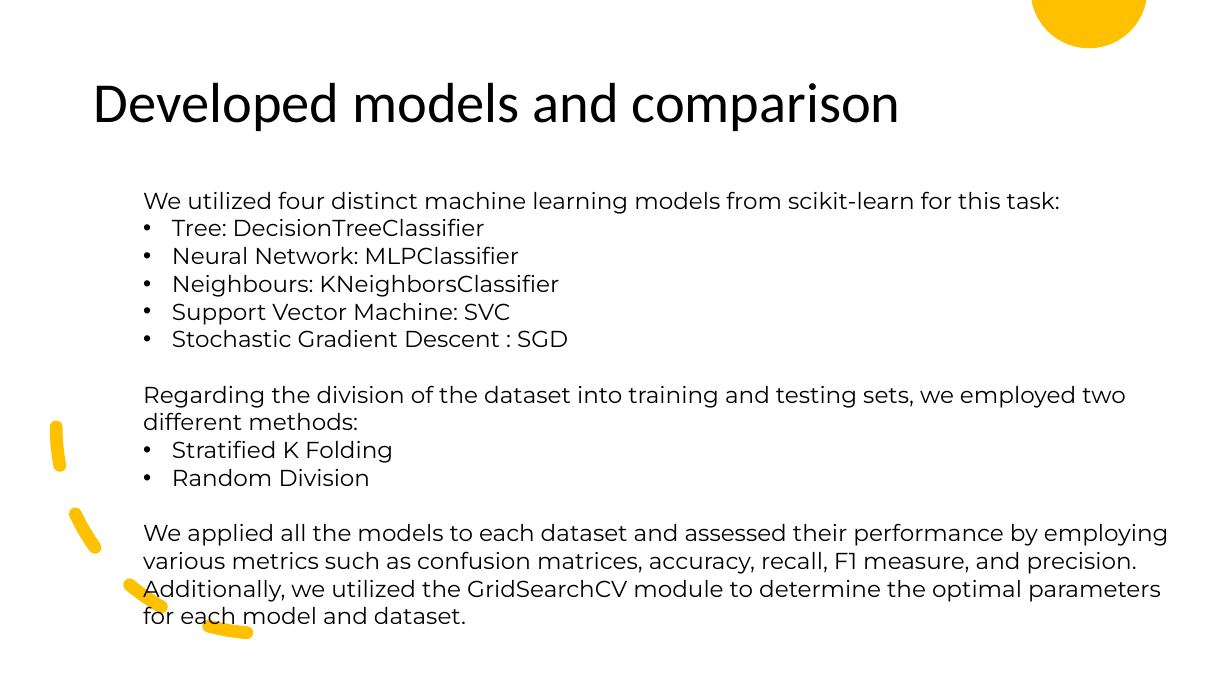
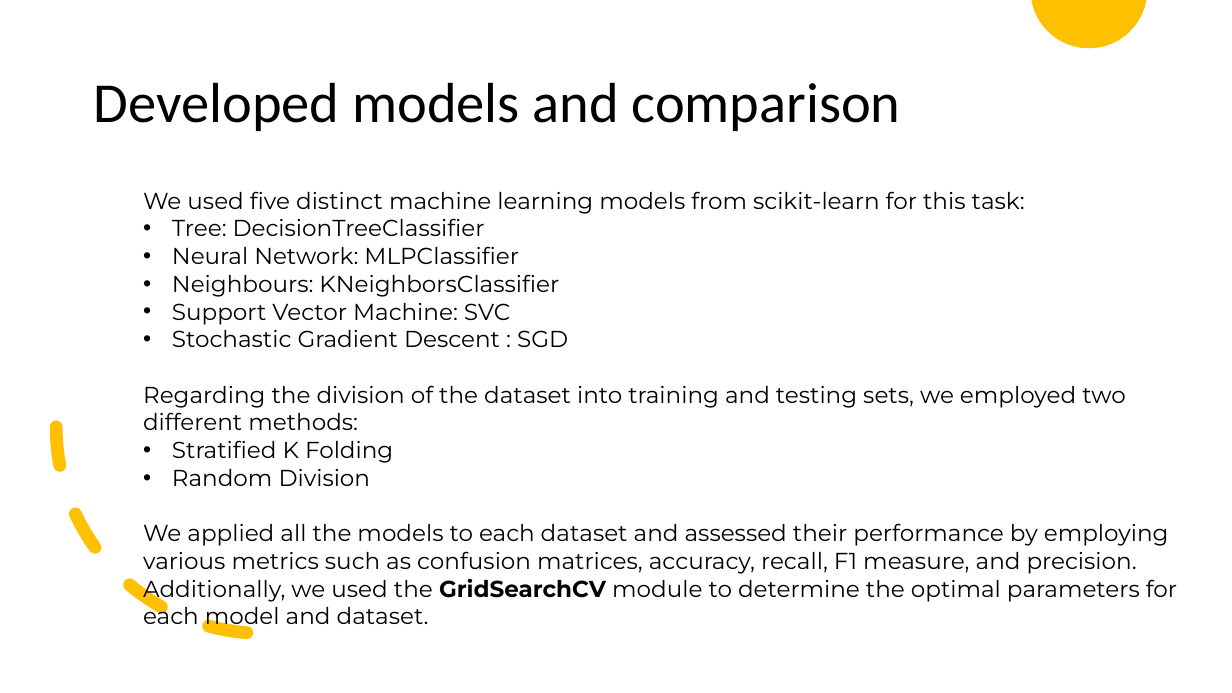
Before and after one commit to afs202005277/HeartDiseasePrediction, a slide deck: slide 7 of Supervised Learning.pptx. Drawn at 1232x693 pixels with LibreOffice and Linux fonts; fonts in the diff are those of the drawing. Boxes give left, top, right and bottom in pixels: in the first picture for what was removed or moved away, otherwise in the second. Text is boxed around its words. In the diff, an @@ line names an element or a change of style, - is before the commit and + after.

```diff
--- a/Supervised Learning.pptx
+++ b/Supervised Learning.pptx
@@ text at (x1=143, y1=191, x2=1025, y2=214): text changed @@
-We utilized four distinct machine learning models from scikit-learn for this task:
+We used five distinct machine learning models from scikit-learn for this task:
@@ text at (x1=143, y1=523, x2=1177, y2=630): text changed @@
-We applied all the models to each dataset and assessed their performance by employing various metrics such as confusion matrices, accuracy, recall, F1 measure, and precision. Additionally, we utilized the GridSearchCV module to determine the optimal parameters for each model and dataset.
+We applied all the models to each dataset and assessed their performance by employing various metrics such as confusion matrices, accuracy, recall, F1 measure, and precision. Additionally, we used the GridSearchCV module to determine the optimal parameters for each model and dataset.
```
Also in this commit, not shown: 1 other slide changed, 3 other files.
